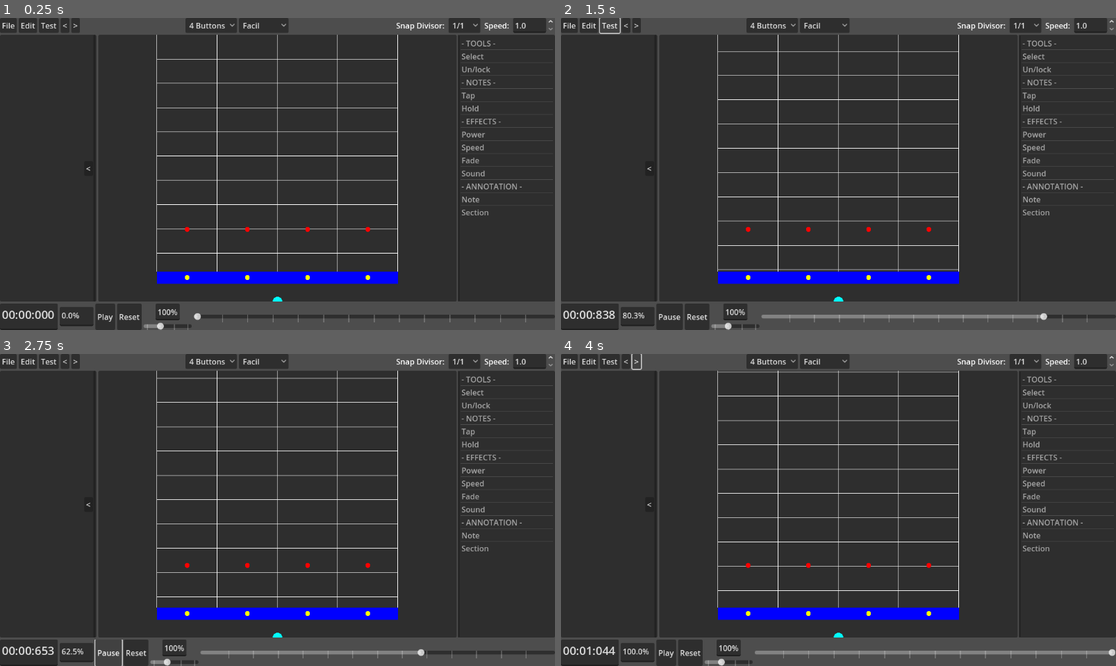
Above: before the commit, frames 1-4 (two rows, left to right).
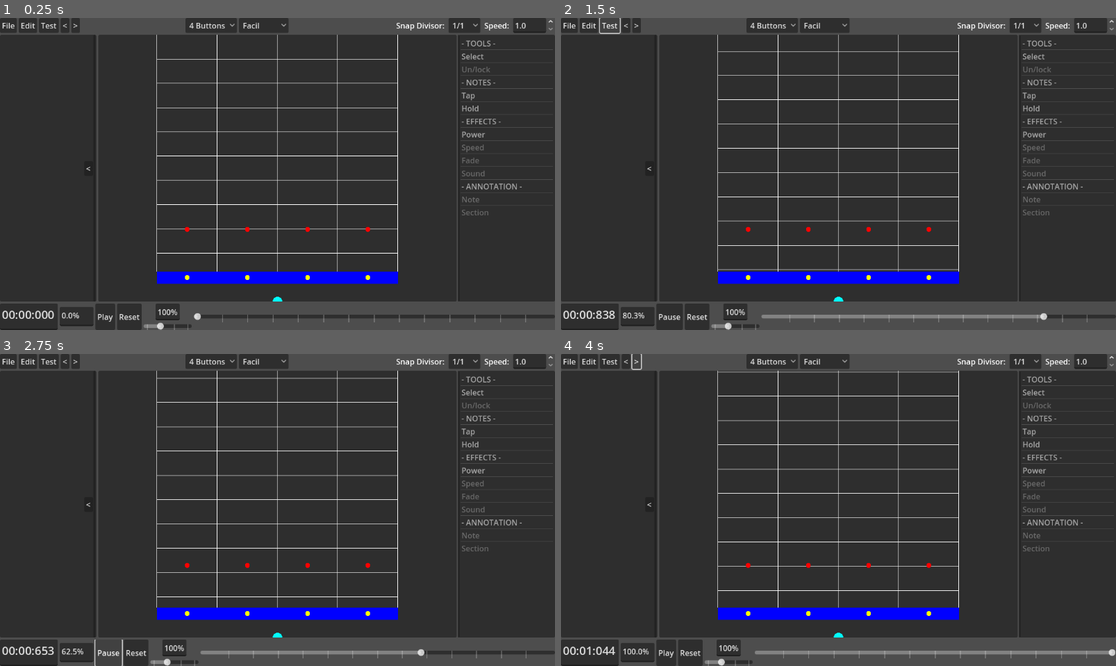
Above: after the commit, the same moments.

Repository: NothermanVEVO/June
Game: Godot game, scene res://Editor/Editor Composer.tscn
The game is run twice, just before and just after one commit, with the same random seed, the same clock (stepped at 60 frames per second) and the same inputs. This scene is started directly instead of the project's main scene. Sound files missing from this copy of the repository are replaced by a short silence.
Inputs:
- Up to frame 1 (0.25 s): no input
- Up to frame 2 (1.5 s): click "Play" at 0.5 s; click "Test" at 1.25 s
- Up to frame 3 (2.75 s): click "Play" at 2 s
- Up to frame 4 (4 s): click "<" at 2.75 s; click ">" at 3.5 s

The runs differ from the first frame. In frame 1, 0.2% of the frame differs, in the area x 83-89%, y 15-64%; in frame 2, 0.2%; in frame 3, 0.2%; in frame 4, 0.2%.

Commit message:
2025/08/23 - 001
- Adjusted the NoteInfo.
- Added Power Item.
- Any note can have power.
- Now item implemented is visually shown.

Diff:
--- a/beat-the-beat/Editor/Editor Composer.tscn
+++ b/beat-the-beat/Editor/Editor Composer.tscn
@@ -234,6 +234,7 @@
 item_0/selectable = false
 item_1/text = "Select"
 item_2/text = "Un/lock"
+item_2/disabled = true
 item_3/text = "- NOTES -"
 item_3/selectable = false
 item_4/text = "Tap"
@@ -242,12 +243,17 @@
 item_6/selectable = false
 item_7/text = "Power"
 item_8/text = "Speed"
+item_8/disabled = true
 item_9/text = "Fade"
+item_9/disabled = true
 item_10/text = "Sound"
+item_10/disabled = true
 item_11/text = "- ANNOTATION -"
 item_11/selectable = false
 item_12/text = "Note"
+item_12/disabled = true
 item_13/text = "Section"
+item_13/disabled = true
 script = ExtResource("1_sakc5")
 
 [node name="Resize Button" type="Button" parent="Middle/Game Components List"]
--- a/beat-the-beat/Editor/Game.gd
+++ b/beat-the-beat/Editor/Game.gd
@@ -92,7 +92,7 @@
 		"Hold":
 			_handle_selected_item_hold() # TO REVIEW ...
 		"Power":
-			pass
+			_handle_selected_item_power()
 		"Speed":
 			pass
 		"Fade":
@@ -249,6 +249,21 @@
 				notes.set_selected_highlight(true)
 			_mouse_selection.set_rect(Rect2(0, 0, 0, 0))
 
+func _handle_selected_item_power() -> void:
+	if Input.is_action_just_pressed("Add Item"):
+		var notes := gear.get_global_intersected_rects(Rect2(get_global_mouse_position(), Vector2.ZERO))
+		_clicked_on_note = notes.size() >= 1 # IF TRUE, MEANS THAT IT CLICKED ON A NOTE
+		if _clicked_on_note:
+			var closest_note : Note = null
+			for note in notes:
+				if closest_note:
+					if note.get_local_mouse_position().distance_squared_to(_start_mouse_click_position) < (
+					closest_note.get_local_mouse_position().distance_squared_to(_start_mouse_click_position)):
+						closest_note = note
+				else:
+					closest_note = note
+			closest_note.powered = !closest_note.powered
+
 func _get_time_difference_y() -> float:
 	var mouse_pos : Vector2 = get_local_mouse_position()
 	mouse_pos.y -= Note.height / 2
--- a/beat-the-beat/Editor/HoldNoteEditor.gd
+++ b/beat-the-beat/Editor/HoldNoteEditor.gd
@@ -43,6 +43,7 @@
 
 	#_note_info.valid_start_time_text_change.connect(_start_time_text_changed)
 	#_note_info.valid_end_time_text_change.connect(_end_time_text_changed)
+	_note_info.power_changed.connect(_power_changed)
 
 	_shader_material.shader = HIGHLIGHT_SHADER
 
@@ -76,6 +77,7 @@
 	var rect := Rect2(_end_note.global_position, Vector2(_start_note.size.x, _start_note.size.y + _middle_note.size.y + _end_note.size.y))
 
 	if rect.has_point(mouse_pos) and Input.is_action_just_pressed("Inspect Note"):
+		_note_info.set_power_value(powered)
 		if mouse_pos.y - _note_info.size.y < _min_global_pos_y:
 			_note_info.global_position = Vector2(mouse_pos.x, mouse_pos.y)
 		else:
@@ -131,5 +133,8 @@
 	#set_end_time(seconds)
 	#Gear.update_note_time(self, true)
 
+func _power_changed(value : bool) -> void:
+	powered = value
+
 func has_mouse_on_info() -> bool:
 	return _note_info.visible and _note_info.has_mouse()
--- a/beat-the-beat/Editor/NoteEditor.gd
+++ b/beat-the-beat/Editor/NoteEditor.gd
@@ -28,12 +28,14 @@
 	_note_info.set_start_time(_current_time)
 
 	#_note_info.valid_start_time_text_change.connect(_time_text_changed)
+	_note_info.power_changed.connect(_power_changed)
 
 	_shader_material.shader = HIGHLIGHT_SHADER
 
 func _process(delta: float) -> void:
 	var mouse_pos := get_global_mouse_position()
 	if get_global_rect().has_point(mouse_pos) and Input.is_action_just_pressed("Inspect Note"):
+		_note_info.set_power_value(powered)
 		if _note_info.global_position.y - _note_info.size.y < _min_global_pos_y:
 			_note_info.position = Vector2(get_local_mouse_position().x, get_local_mouse_position().y)
 		else:
@@ -75,5 +77,8 @@
 	#set_time(seconds)
 	#Gear.update_note_time(self, true)
 
+func _power_changed(value : bool) -> void:
+	powered = value
+
 func has_mouse_on_info() -> bool:
 	return _note_info.visible and _note_info.has_mouse()
--- a/beat-the-beat/Editor/NoteInfo.gd
+++ b/beat-the-beat/Editor/NoteInfo.gd
@@ -7,6 +7,8 @@
 @onready var _sfx : TextEdit = $MarginContainer/InfoVBox/SFX
 @onready var _locked : CheckBox = $MarginContainer/InfoVBox/Locked
 @onready var _power : CheckBox = $MarginContainer/InfoVBox/Power
+
+@onready var _end_time_container : FlowContainer = $MarginContainer/InfoVBox/End
 
 enum Type{TAP, HOLD}
 
@@ -19,15 +21,17 @@
 signal valid_start_time_text_change(seconds : float)
 signal valid_end_time_text_change(seconds : float)
 
+signal power_changed(value : bool)
+
 func _ready() -> void:
 	z_index = 2
 
 func set_type(type : Type) -> void:
 	match type:
 		Type.TAP:
-			_end_time.visible = false
+			_end_time_container.visible = false
 		Type.HOLD:
-			_end_time.visible = true
+			_end_time_container.visible = true
 
 func set_start_time(start_time : float) -> void:
 	var splitted_time := SoundBoard.split_time(start_time)
@@ -40,6 +44,9 @@
 	_end_time.text = "%02d:%02d:%03d" % [splitted_time["minutes"], splitted_time["seconds"], splitted_time["milliseconds"]]
 	_last_valid_end_time = _end_time.text
 	_last_valid_end_time_before_change = _end_time.text
+
+func set_power_value(value : bool) -> void:
+	_power.button_pressed = value
 
 func _on_start_time_text_changed() -> void:
 	var pressed_enter := false
@@ -83,7 +90,7 @@
 	pass # Replace with function body.
 
 func _on_power_pressed() -> void:
-	pass # Replace with function body.
+	power_changed.emit(_power.button_pressed)
 
 func _on_start_time_focus_exited() -> void:
 	_start_time.text = _last_valid_start_time_before_change
--- a/beat-the-beat/Editor/NoteInfo.tscn
+++ b/beat-the-beat/Editor/NoteInfo.tscn
@@ -3,12 +3,14 @@
 [ext_resource type="Script" uid="uid://dvq0k3sxpd7x0" path="res://Editor/NoteInfo.gd" id="1_feaks"]
 
 [node name="Note Info" type="PanelContainer"]
-offset_right = 100.0
-offset_bottom = 109.0
+offset_right = 152.0
+offset_bottom = 80.0
 script = ExtResource("1_feaks")
 
 [node name="MarginContainer" type="MarginContainer" parent="."]
 layout_mode = 2
+size_flags_horizontal = 0
+size_flags_vertical = 0
 theme_override_constants/margin_left = 5
 theme_override_constants/margin_top = 5
 theme_override_constants/margin_right = 5
@@ -16,6 +18,8 @@
 
 [node name="InfoVBox" type="VBoxContainer" parent="MarginContainer"]
 layout_mode = 2
+size_flags_horizontal = 0
+size_flags_vertical = 0
 
 [node name="Start" type="FlowContainer" parent="MarginContainer/InfoVBox"]
 layout_mode = 2
--- a/beat-the-beat/Gear/Note Holder/Notes/Note.gd
+++ b/beat-the-beat/Gear/Note Holder/Notes/Note.gd
@@ -16,6 +16,8 @@
 var _is_valid : bool = true
 
 var _idx : int
+
+var powered : bool = false
 
 func _init(current_time : float) -> void:
 	_current_time = current_time
